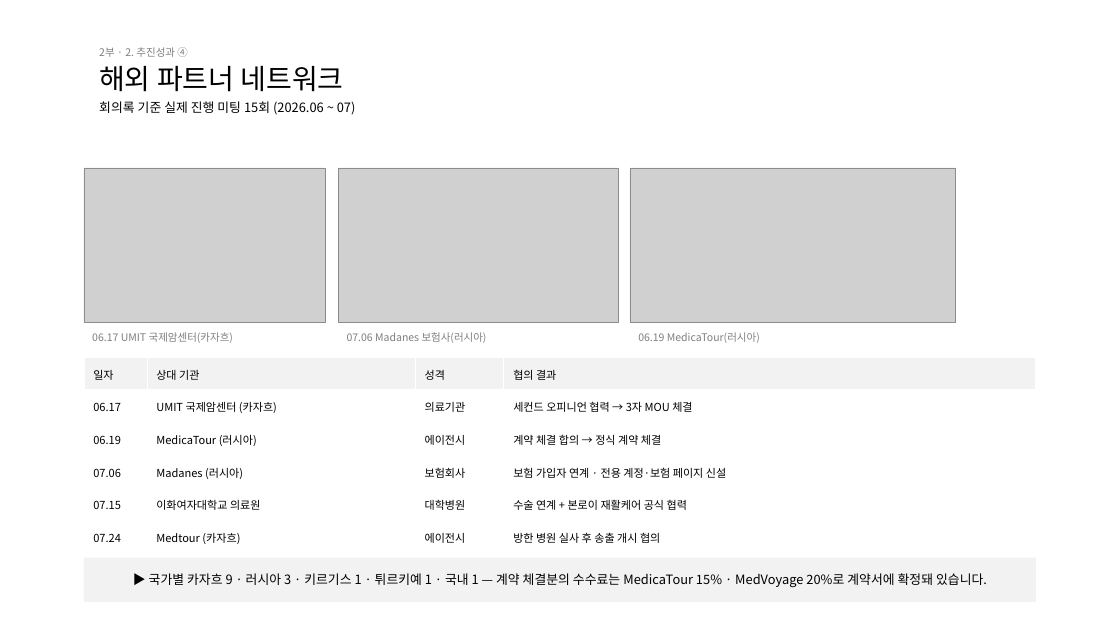
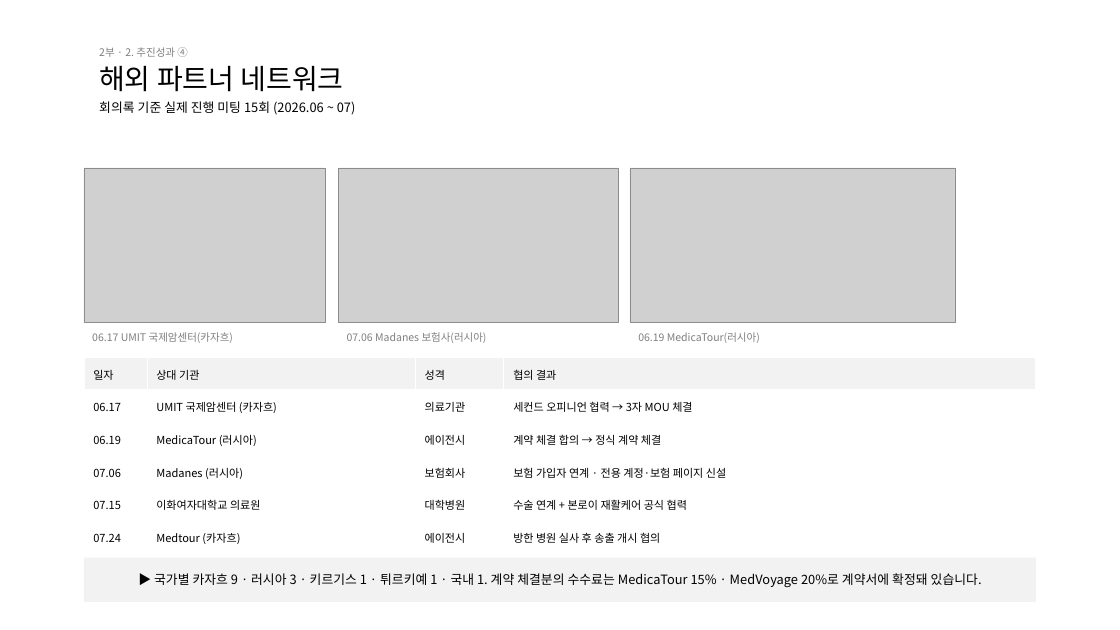
Before and after one commit to bonroi2296-tech/HEALO_KHIDI, a slide deck: slide 13 of docs/presentations/KHIDI_중간보고_20260827.pptx. Drawn at 1120x630 pixels with LibreOffice and Linux fonts; fonts in the diff are those of the drawing; grey boxes stand for pictures. Boxes give left, top, right and bottom in pixels: in the first picture for what was removed or moved away, otherwise in the second. Text is boxed around its words. In the diff, an @@ line names an element or a change of style, - is before the commit and + after.

```diff
--- a/docs/presentations/KHIDI_중간보고_20260827.pptx
+++ b/docs/presentations/KHIDI_중간보고_20260827.pptx
@@ text at bbox=[154, 573, 982, 587]: text changed @@
-▶ 국가별 카자흐 9 · 러시아 3 · 키르기스 1 · 튀르키예 1 · 국내 1 — 계약 체결분의 수수료는 MedicaTour 15% · MedVoyage 20%로 계약서에 확정돼 있습니다.
+▶ 국가별 카자흐 9 · 러시아 3 · 키르기스 1 · 튀르키예 1 · 국내 1. 계약 체결분의 수수료는 MedicaTour 15% · MedVoyage 20%로 계약서에 확정돼 있습니다.
```
Also in this commit, not shown: 12 other slides changed, 1 other file.
